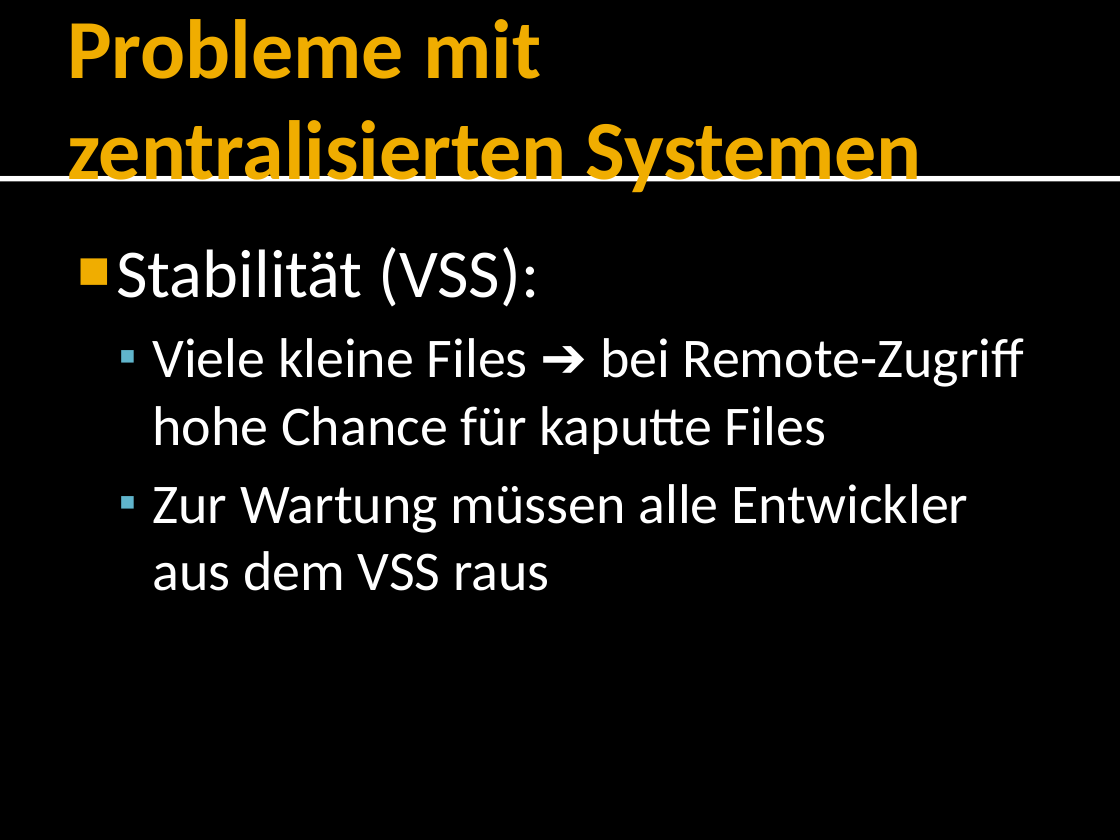
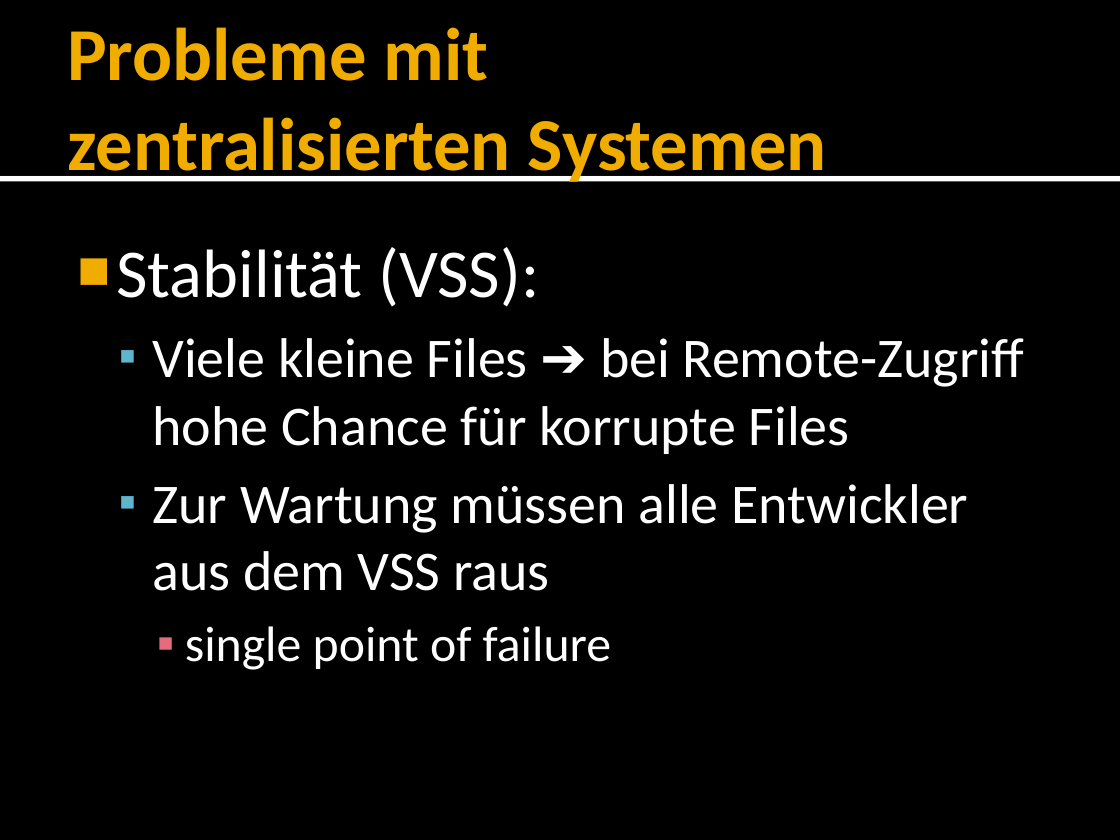
Before and after one commit to forki/GitTalk, a slide deck: slide 8 of GitTalk.pptx (slide 7 before the commit). Drawn at 1120x840 pixels with LibreOffice and Linux fonts; fonts in the diff are those of the drawing. Boxes give left, top, right and bottom in pixels: in the first picture for what was removed or moved away, otherwise in the second. Text is boxed around its words. In the diff, an @@ line names an element or a change of style, - is before the commit and + after.

```diff
--- a/GitTalk.pptx
+++ b/GitTalk.pptx
@@ title "Probleme mit zentralisierten Systemen" at (67, 27, 827, 182): size 54 to 48 pt @@
@@ text at (152, 338, 1024, 454): text changed @@
-  ▪ Viele kleine Files ➔ bei Remote-Zugriff hohe Chance für kaputte Files
+  ▪ Viele kleine Files ➔ bei Remote-Zugriff hohe Chance für korrupte Files
@@ text at (185, 626, 611, 670): paragraph added @@
+    ▪ single point of failure
```
Also in this commit, not shown: 12 other slides changed, 4 slides added, 5 slides removed.
